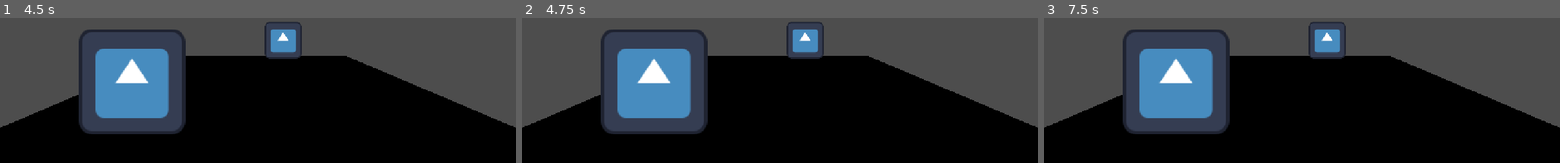
Above: before the commit, frames 1-3 (left to right).
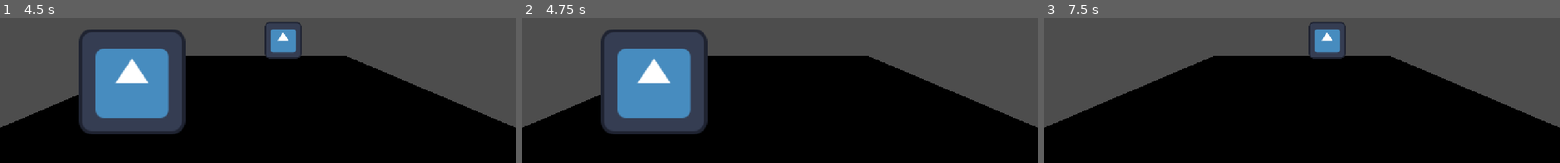
Above: after the commit, the same moments.

Repository: gsisko/gmtk_kevDoes_2026
Game: Godot game, scene res://Levels/main.tscn
Same seed, same stepped clock (60 frames per second), same inputs: the game is played once before the commit and once after it. The engine's default icon, where the game draws it, is replaced by a stand-in: a white triangle on a blue panel in a dark square.
Inputs (mouse positions are in pixels of both pictures, inside the frame that each line leads up to):
- Up to frame 1 (4.5 s): tap Enter at 0.5, 2, 3.5 s; move the mouse to (outside the picture) at 0.52 s; click (outside the picture) at 0.6 s; tap Space (P2_Attack, bound only after the commit) at 0.8, 1.25, 1.35, 2.3, 2.75, 2.85, 3.8, 4.25, 4.35 s; move the mouse to (154, 32) at 1.27 s; click (154, 32) at 1.55 s; move the mouse to (outside the picture) at 2.02 s; click (outside the picture) at 2.1 s; move the mouse to (232, 76) at 2.77 s; click (232, 76) at 3.05 s; move the mouse to (412, 61) at 3.52 s; click (412, 61) at 3.6 s; move the mouse to (outside the picture) at 4.27 s
- Up to frame 2 (4.75 s): click (outside the picture) at 4.55 s
- Up to frame 3 (7.5 s): move the mouse to (1327, 18) at 5.02 s; click (1327, 18) at 5.1 s; tap Space (P2_Attack, bound only after the commit) at 5.3, 5.85, 6.8, 7.35 s; move the mouse to (outside the picture) at 5.77 s; click (outside the picture) at 6.05 s; move the mouse to (outside the picture) at 6.52 s; click (outside the picture) at 6.6 s; move the mouse to (1198, 32) at 7.27 s

Frame 1 is identical in both runs. In frame 2, 1.2% of the frame differs, in the area x 51-59%, y 2-29%; in frame 3, 12%, in the area x 15-36%, y 7-81%.

Commit message:
Rough Implement of Battle Sequence/logic
implemented the State machine used for the battle sequence. Although will more than likely need refactors later, it works for a prototype for now.

Diff:
--- a/Levels/BattleScene.tscn
+++ b/Levels/BattleScene.tscn
@@ -12,11 +12,13 @@
 [node name="MeshInstance3D" type="MeshInstance3D" parent="." unique_id=1247446420]
 mesh = SubResource("BoxMesh_bhunq")
 
-[node name="PlayerCharacter" parent="." unique_id=421438093 instance=ExtResource("1_sh5gb")]
+[node name="PlayerCharacter" parent="." unique_id=421438093 node_paths=PackedStringArray("target") instance=ExtResource("1_sh5gb")]
 transform = Transform3D(1, 0, 0, 0, 1, 0, 0, 0, 1, -1.517144, 1, 2.119993)
+target = NodePath("../PlayerCharacter2")
 
-[node name="PlayerCharacter2" parent="." unique_id=1464611680 instance=ExtResource("1_sh5gb")]
+[node name="PlayerCharacter2" parent="." unique_id=1464611680 node_paths=PackedStringArray("target") instance=ExtResource("1_sh5gb")]
 transform = Transform3D(1, 0, 0, 0, 1, 0, 0, 0, 1, 0.8823719, 1, -2.245981)
+target = NodePath("../PlayerCharacter")
 
 [node name="Camera3D" type="Camera3D" parent="." unique_id=1079022246]
 transform = Transform3D(1, 0, 0, 0, 1, 0, 0, 0, 1, 0, 1.763, 4.399162)
--- a/Levels/battle_scene.gd
+++ b/Levels/battle_scene.gd
@@ -1,7 +1,82 @@
 extends Node3D
 class_name BattleScene
 
+enum BATTLE_STATE {Battle_Start, Pre_Round, Duel, Post_Round, Battle_End}
+var state:BATTLE_STATE = BATTLE_STATE.Battle_Start :
+	set(update):
+		if update == state: return
+
+		await _on_exit_state()
+		state = update
+		_on_enter_state()
+
+@onready var players:Array[PlayerCharacter] = [$PlayerCharacter, $PlayerCharacter2]
 @onready var camera:Camera3D = $Camera3D
-var battle_round:int = 1
+
+@export var round_time_sec:float = 5
+var battle_round:int = 1 :
+	set(update):
+		battle_round = update
+		print("NEW ROUND: %s" %[battle_round])
+func _ready() -> void:
+	if Engine.is_editor_hint(): return
+	GameManager.players = players
+	GameManager.game_start.connect(battle_start)
+	for i in players:
+		i.health.health_depleted.connect(_on_death.bind(i))
+
+func _process(_delta: float) -> void: _process_state()
 
 func get_camera()->Camera3D: return camera
+
+func battle_start():
+	#ensure both players are reset
+	for i in players:
+		i.reset()
+	battle_round = 1
+	state = BATTLE_STATE.Battle_Start
+func end_battle():
+	state = BATTLE_STATE.Battle_End
+func begin_round():
+	battle_round += 1
+	state = BATTLE_STATE.Duel
+func end_round():
+	state = BATTLE_STATE.Post_Round
+func _on_death(player:PlayerCharacter):
+	print("R.I.P. %s" %[player.name])
+	end_battle()
+#region BATTLE FSM
+func _on_enter_state():
+	print("ENTERING - %s" %[BATTLE_STATE.keys()[state]])
+	match state:
+		BATTLE_STATE.Duel:
+			GameManager.start_round_timer(round_time_sec)
+			print ("ROUND %s | Round Length: %s | Goal msec: %s |" %[battle_round, round_time_sec, GameManager.battle_goal_time])
+func _process_state():
+	match state:
+		BATTLE_STATE.Battle_Start: _await_start_confirmation()
+		BATTLE_STATE.Post_Round: _await_start_confirmation()
+		BATTLE_STATE.Duel:
+			if _is_times_up(): end_round()
+
+			if Input.is_action_just_pressed("P1_Attack"):
+				players[0].attack()
+				if state == BATTLE_STATE.Duel: ## Is dueling still (Win Condition not met)
+					end_round()
+			if Input.is_action_just_pressed("P2_Attack"):
+				players[1].attack()
+				if state == BATTLE_STATE.Duel: ## Is dueling still (Win Condition not met)
+					end_round()
+
+		BATTLE_STATE.Battle_End:
+			if Input.is_action_just_pressed("P1_Attack") || Input.is_action_just_pressed("P2_Attack"):
+				battle_start()
+func _on_exit_state():
+	print("EXITING - %s" %[BATTLE_STATE.keys()[state]])
+#endregion
+func _is_times_up()->bool:
+	return Time.get_ticks_msec() >= GameManager.battle_goal_time
+
+func _await_start_confirmation():
+	if Input.is_action_just_pressed("P1_Attack") || Input.is_action_just_pressed("P2_Attack"):
+		begin_round()
--- a/Player/PlayerCharacter.tscn
+++ b/Player/PlayerCharacter.tscn
@@ -14,12 +14,14 @@
 
 [node name="HealthComponent" type="Node" parent="." unique_id=1242814886]
 script = ExtResource("2_1gtpu")
+debug = true
 max_health = 100.0
 curr_health = 100.0
 metadata/_custom_type_script = "uid://b4lyw8i3tfn2g"
 
 [node name="DamageComponent" type="Node" parent="." unique_id=753364670]
 script = ExtResource("3_jdwmw")
+debug = true
 _damage_curve = SubResource("Curve_jdwmw")
 metadata/_custom_type_script = "uid://b0vx0lr5bpl75"
 
--- a/Player/player_character.gd
+++ b/Player/player_character.gd
@@ -1,24 +1,27 @@
 extends Node3D
 class_name PlayerCharacter
 
+signal attacked
 
-
-@export var player_id:int = -1
 @export var target:PlayerCharacter
 
 @onready var health:HealthComponent = $HealthComponent
 @onready var damage:DamageComponent = $DamageComponent
 @export var max_shots:int = 6
-var curr_shots
+var curr_shots:int = 6
 
 func _ready() -> void:
 	GameManager.game_start.connect(reset)
+	health.health_depleted.connect(_handle_death)
 
 func attack():
 	if curr_shots <= 0: return
 	damage.deal_damage(target.health)
 	curr_shots -= 1
-
+	attacked.emit()
+func _handle_death():
+	hide()
 func reset():
+	if !visible: show()
 	curr_shots = max_shots
 	health.reset_health()
--- a/Scripts/Components/DamageComponent.gd
+++ b/Scripts/Components/DamageComponent.gd
@@ -1,11 +1,18 @@
 extends Node
 class_name DamageComponent
+
+
+@export var debug:bool
 
 @export var _max_damage:float = 100
 @export var _damage_curve: Curve
 
 func deal_damage(health:HealthComponent):
-	health.lose_health(_calculate_damage())
+	var damage:float = _calculate_damage()
+	if debug: print("%s DAMAGE DEALTH TO %s" %[damage, health.get_parent().name])
+	health.lose_health(damage)
 
 func _calculate_damage()->float:
-	return _max_damage * (_damage_curve.sample(1.0))
+	var sample_percent:float = GameManager.get_time_distance_percentage(Time.get_ticks_msec())
+	if debug: print("Damage Sampling with Percentage [%s]" %[sample_percent])
+	return _max_damage * (_damage_curve.sample(sample_percent))
--- a/Scripts/Components/healthComponent.gd
+++ b/Scripts/Components/healthComponent.gd
@@ -4,23 +4,24 @@
 signal health_update(change:float, current:float)
 signal gained_health(change:float, current:float)
 signal lost_health(change:float, current:float)
-signal health_emptied()
+signal health_depleted()
+
+@export var debug: bool
 
 @export var max_health: float
 @export var curr_health: float:
 	set(update):
 		curr_health = clampf(update, 0, max_health)
 		if update == curr_health: return
+
+		if curr_health <= 0: health_depleted.emit()
+
+		if debug: print("Health Updated | %s" %[curr_health])
 		health_update.emit(curr_health-update, curr_health)
 
-		if curr_health <= 0: health_emptied.emit()
-
-
 func lose_health(amount:float):
-	curr_health = curr_health - amount
+	curr_health = curr_health-amount
 	lost_health.emit(amount, curr_health)
-	if curr_health <= 0:
-		health_emptied.emit()
 func gain_health(amount:float):
 	curr_health = curr_health + amount
 	gained_health.emit(amount, curr_health)
--- a/Scripts/Global/GameManager.gd
+++ b/Scripts/Global/GameManager.gd
@@ -1,7 +1,46 @@
 extends Node
 
 signal game_start
+signal player_died(player:PlayerCharacter)
 
 enum GAMEMODE {MENU, BATTLE}
+var battle_start_time: float
+var battle_goal_time: float
+
+var players : Array[PlayerCharacter]:
+	set(update):
+		_remove_player_connections()
+		players = update
+		_add_player_connections()
+
+func _add_player_connections(): # Hook up UI ELEMENTS TO PLAYER
+	if players.is_empty(): return
+	for i in players:
+		if !i.health.health_update.is_connected(_on_health_update.bind(i)):
+			i.health.health_update.connect(_on_health_update.bind(i))
+		if !i.health.health_depleted.is_connected(emit_signal.bind("player_died", i)):
+			i.health.health_depleted.connect(emit_signal.bind("player_died", i))
+func _remove_player_connections():
+	if players.is_empty(): return
+	for i in players:
+		if i.health.health_update.is_connected(_on_health_update.bind(i)):
+			i.health.health_update.disconnect(_on_health_update.bind(i))
+		if i.health.health_depleted.is_connected(emit_signal.bind("player_died", i)):
+			i.health.health_depleted.disconnect(emit_signal.bind("player_died", i))
+
+#region DEBUG
+func _on_health_update(_change:float, current:float, player:PlayerCharacter):
+	print("HEALTH UPDATE [%s]: %s" %[player.name, current])
+#endregion
+
 
 func start_game(): game_start.emit()
+func start_round_timer(length_seconds:float):
+	battle_start_time = Time.get_ticks_msec()
+	battle_goal_time = battle_start_time +  (length_seconds * 1000) # Make length into msecs
+
+func get_time_distance_percentage(time_msec:float) -> float:
+	#Get the Absolute difference
+	var difference:float = absf(battle_goal_time-time_msec)
+
+	return clampf(1.0 - (difference/battle_goal_time), 0 ,1.0)
--- a/project.godot
+++ b/project.godot
@@ -24,6 +24,19 @@
 window/stretch/mode="canvas_items"
 window/stretch/aspect="expand"
 
+[input]
+
+P1_Attack={
+"deadzone": 0.2,
+"events": [Object(InputEventMouseButton,"resource_local_to_scene":false,"resource_name":"","device":-1,"window_id":0,"alt_pressed":false,"shift_pressed":false,"ctrl_pressed":false,"meta_pressed":false,"button_mask":1,"position":Vector2(148, 9),"global_position":Vector2(157, 57),"factor":1.0,"button_index":1,"canceled":false,"pressed":true,"double_click":false,"script":null)
+]
+}
+P2_Attack={
+"deadzone": 0.2,
+"events": [Object(InputEventKey,"resource_local_to_scene":false,"resource_name":"","device":-1,"window_id":0,"alt_pressed":false,"shift_pressed":false,"ctrl_pressed":false,"meta_pressed":false,"pressed":false,"keycode":0,"physical_keycode":32,"key_label":0,"unicode":32,"location":0,"echo":false,"script":null)
+]
+}
+
 [physics]
 
 3d/physics_engine="Jolt Physics"
